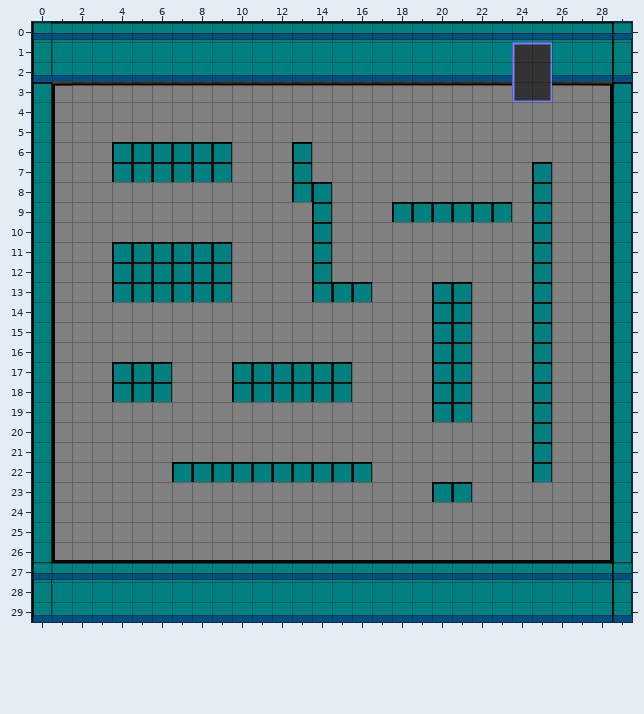
A Tiled map gets an edit: android/assets/map2.tmx. Above: the version before the commit.
Cells are 25x25 px. Shown: x 0..29, y 0..29.
And afterwards:
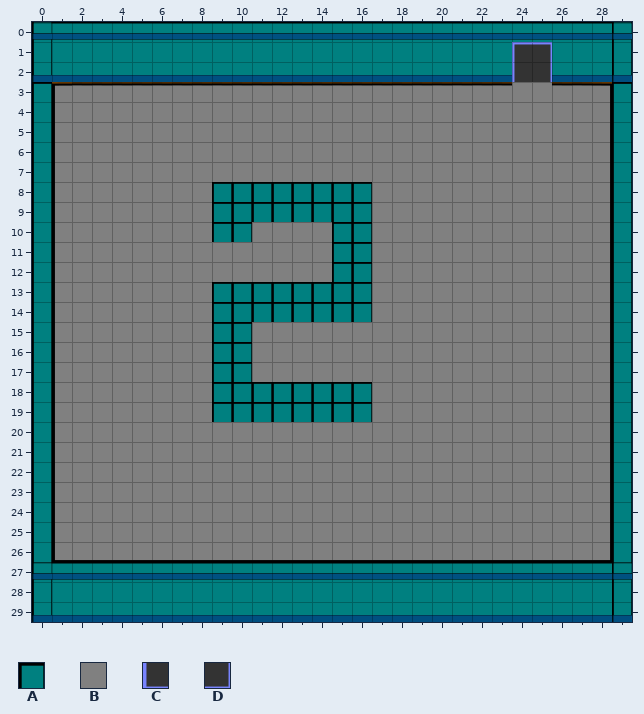
Key: from "map": A 38, B 42, C 56, D 57.
_ is an empty cell, . an unchanged one.
Edits made:
--- layer "Ground"
@@ x 24..25 @@
- 3 CD
+ 3 BB
@@ x 4..25 @@
- 6 AAAAAA...A............
- 7 AAAAAA...A...........A
- 8 .....BBBB..BB........A
- 9 .....BBBBB.BB.AAAAAA.A
-10 .....BB...ABB........A
-11 AAAAAA....ABB........A
-12 AAAAAA....ABB........A
-13 AAAAA.BBBB......AA...A
-14 .....BBBBBBBB...AA...A
-15 .....BB.........AA...A
-16 .....BB.........AA...A
-17 AAA..B.AAAAA....AA...A
-18 AAA..B......B...AA...A
-19 .....BBBBBBBB...AA...A
-20 .....................A
-21 .....................A
-22 ...AAAAAAAAAA........A
-23 ................AA....
+ 6 BBBBBB...B............
+ 7 BBBBBB...B...........B
+ 8 .....AAAA..AA........B
+ 9 .....AAAAA.AA.BBBBBB.B
+10 .....AA...BAA........B
+11 BBBBBB....BAA........B
+12 BBBBBB....BAA........B
+13 BBBBB.AAAA......BB...B
+14 .....AAAAAAAA...BB...B
+15 .....AA.........BB...B
+16 .....AA.........BB...B
+17 BBB..A.BBBBB....BB...B
+18 BBB..A......A...BB...B
+19 .....AAAAAAAA...BB...B
+20 .....................B
+21 .....................B
+22 ...BBBBBBBBBB........B
+23 ................BB....
Changed places in both pictures, as pixel boxes (x1, y1, x2, y2):
changed: (512, 82, 552, 102)
changed: (112, 142, 372, 422)
changed: (532, 162, 552, 482)
changed: (392, 202, 512, 222)
changed: (432, 282, 472, 422)
changed: (172, 462, 372, 482)
changed: (432, 482, 472, 502)
